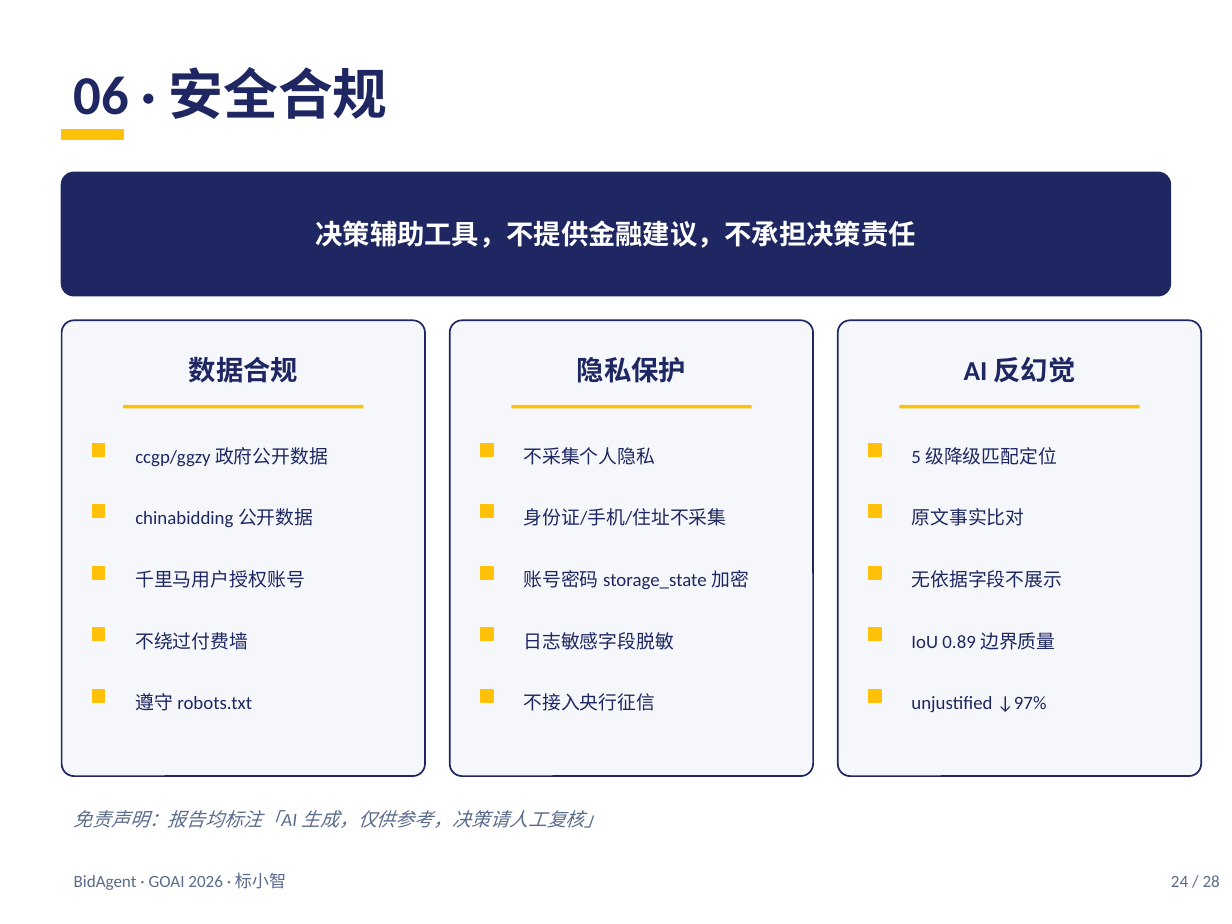
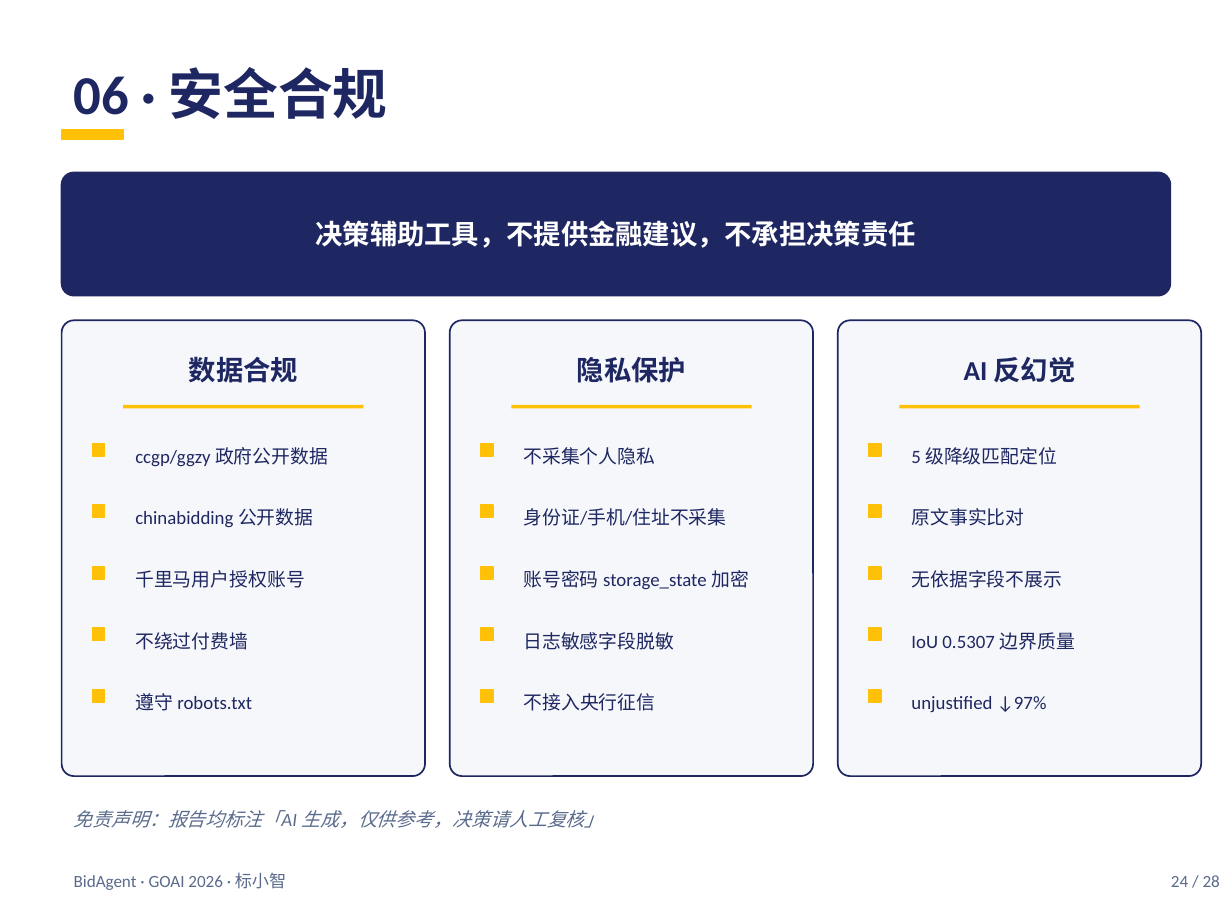
Before and after one commit to tlyyxjz/BidAgent, a slide deck: slide 24 of _w2_report/proposal.pptx. Drawn at 1232x924 pixels with LibreOffice and Linux fonts; fonts in the diff are those of the drawing. Boxes give left, top, right and bottom in pixels: in the first picture for what was removed or moved away, otherwise in the second. Text is boxed around its words. In the diff, an @@ line names an element or a change of style, - is before the commit and + after.

```diff
--- a/_w2_report/proposal.pptx
+++ b/_w2_report/proposal.pptx
@@ text at box(911, 632, 1074, 650): text changed @@
-IoU 0.89 边界质量
+IoU 0.5307 边界质量
```
Also in this commit, not shown: 4 other slides changed, 23 other files.
